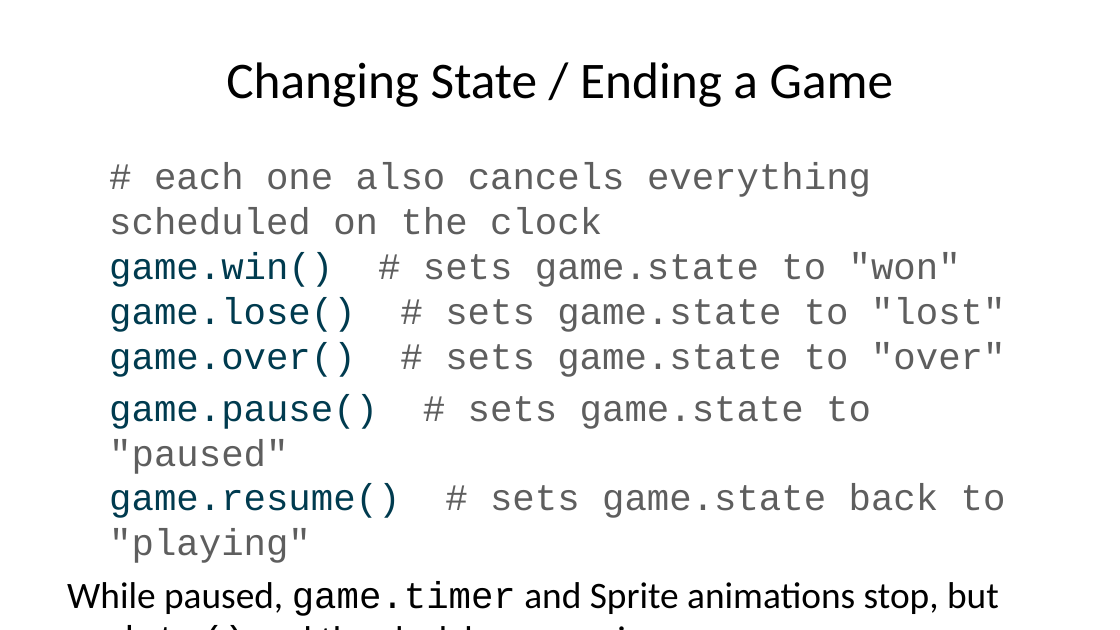
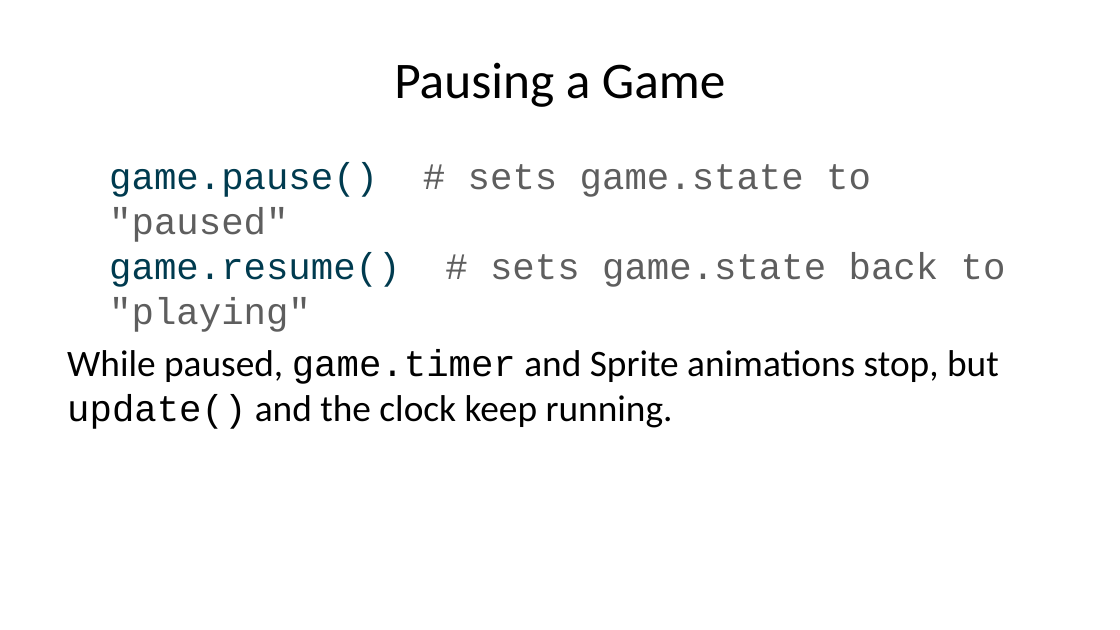
Before and after one commit to mjdargen/cs4040, a slide deck: slide 13 of course/u3m3/u3m3-slides.pptx (slide 11 before the commit). Drawn at 1120x630 pixels with LibreOffice and Linux fonts; fonts in the diff are those of the drawing. Boxes give left, top, right and bottom in pixels: in the first picture for what was removed or moved away, otherwise in the second. Text is boxed around its words. In the diff, an @@ line names an element or a change of style, - is before the commit and + after.

```diff
--- a/course/u3m3/u3m3-slides.pptx
+++ b/course/u3m3/u3m3-slides.pptx
@@ title at [394,62,725,107]: text changed @@
-Changing State / Ending a Game
+Pausing a Game
@@ text at [109,163,1005,377]: paragraph removed @@
-# each one also cancels everything scheduled on the clock
-game.win() # sets game.state to "won"
-game.lose() # sets game.state to "lost"
-game.over() # sets game.state to "over"
```
Also in this commit, not shown: 4 other slides changed, 4 slides added, 18 other files.
